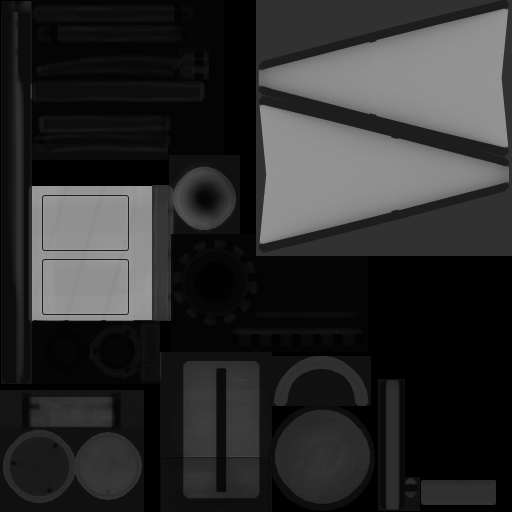
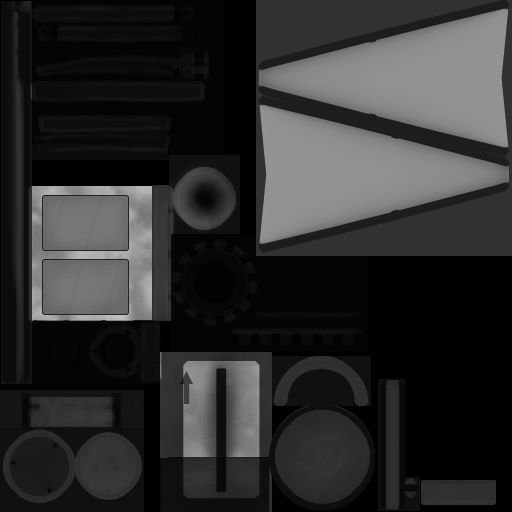
Layers edited between the first and the second 512x512 image:
added layer "Arrow" (82%) above "Rectangle 1" over 180, 371, 193, 404
added layer "Layer 24" in group "Group 2" over 183, 374, 257, 457
hid "Layer 16", opacity 32% → 100% over 160, 355, 303, 480
added layer "Layer 23" in group "Group 2" over 195, 352, 248, 457
added layer "Layer 22" (25%) in group "Group 2" over 160, 352, 284, 496
painted on "Rectangle 12" over 160, 352, 375, 512
showed "Rectangle 7 copy 2" (2nd of 2, in "Feedhorn") over 42, 195, 129, 315
